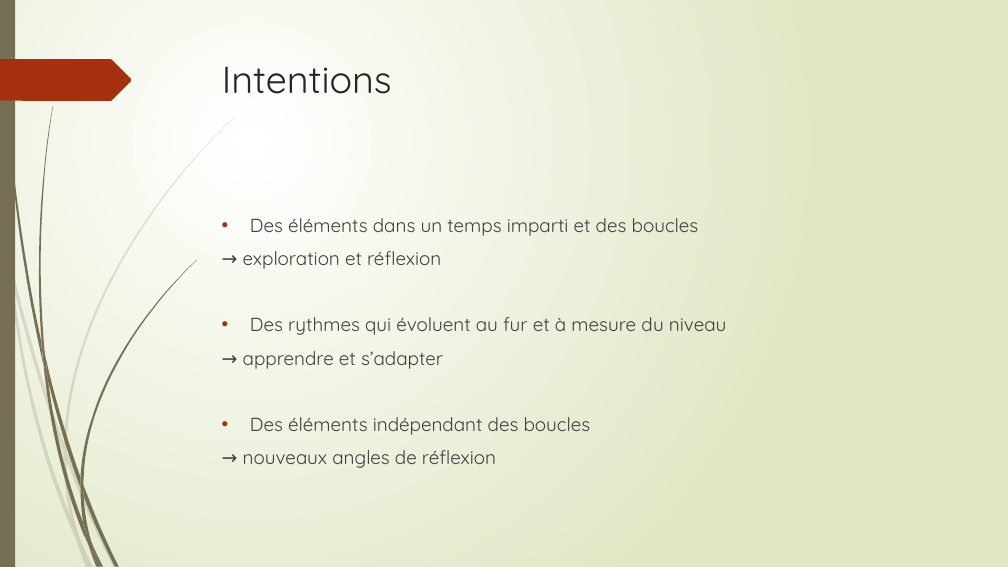
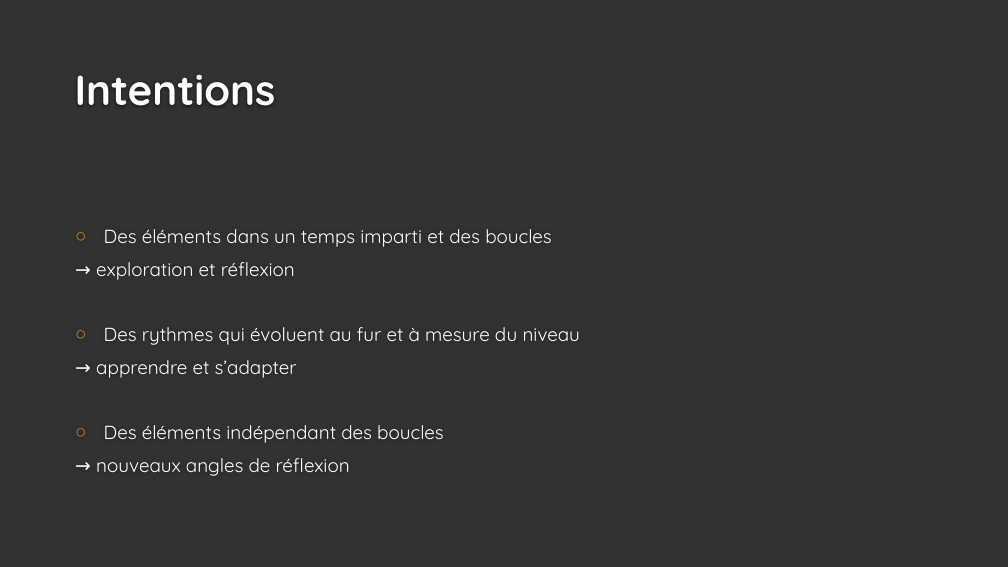
Before and after one commit to Quentingautier2B/Phainiks, a slide deck: slide 4 of Documents/Prez/Phainiks.pptx. Drawn at 1008x567 pixels with LibreOffice and Linux fonts; fonts in the diff are those of the drawing; background and template pictures are left out. Boxes give left, top, right and bottom in pixels: in the first picture for what was removed or moved away, otherwise in the second. Text is boxed around its words. In the diff, an @@ line names an element or a change of style, - is before the commit and + after.

```diff
--- a/Documents/Prez/Phainiks.pptx
+++ b/Documents/Prez/Phainiks.pptx
@@ background gradient #FFFFFF to #DFE8C4 to #323232 @@
@@ rectangle removed at (x1=0, y1=0, x2=15, y2=567) @@
@@ freeform shape removed at (x1=0, y1=59, x2=132, y2=101) @@
@@ title "Intentions" moved from (x1=222, y1=66, x2=392, y2=94) to (x1=75, y1=75, x2=276, y2=106) @@
@@ title "Intentions" at (x1=75, y1=75, x2=276, y2=106): size 36 to 40 pt, text colour #262626 to #FEFEFE, bold on; vertical alignment top to bottom @@
@@ text "Des éléments dans un temps ..." moved from (x1=243, y1=218, x2=726, y2=468) to (x1=96, y1=229, x2=580, y2=476) @@
@@ text "Des éléments dans un temps ..." at (x1=96, y1=229, x2=580, y2=476): text colour #404040 to #FFFFFF; bullet • to ○; bullet colour #A53010 to #F07F09; vertical alignment top to middle @@
@@ group removed at (x1=0, y1=116, x2=236, y2=567): 10 freeform shapes @@
@@ group removed at (x1=2, y1=0, x2=197, y2=567): 12 freeform shapes @@
```
Also in this commit, not shown: 8 other slides changed.
